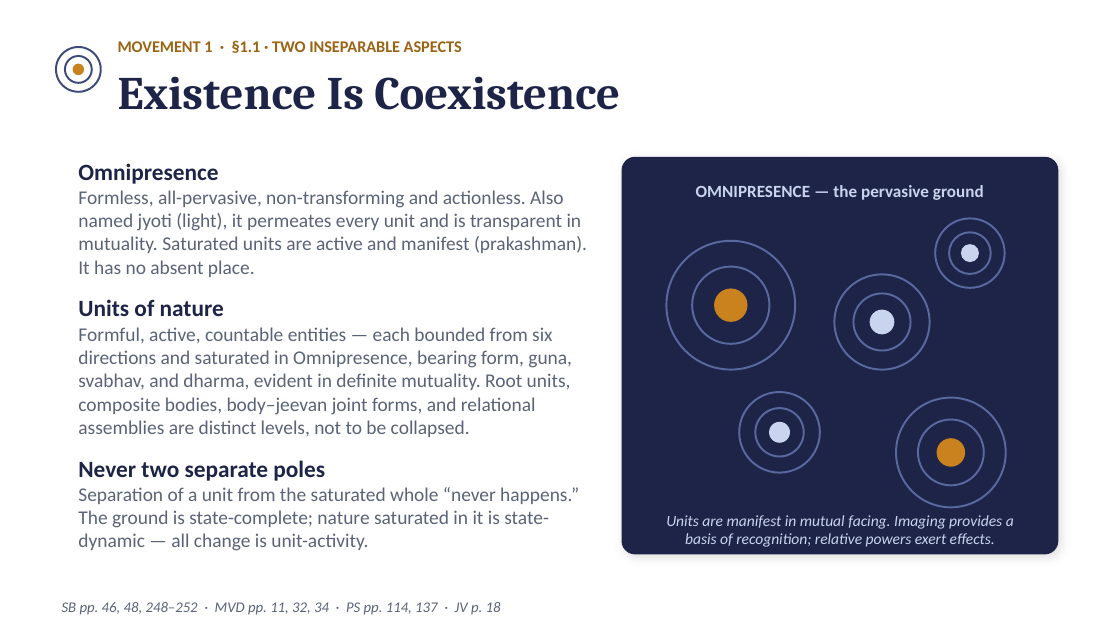
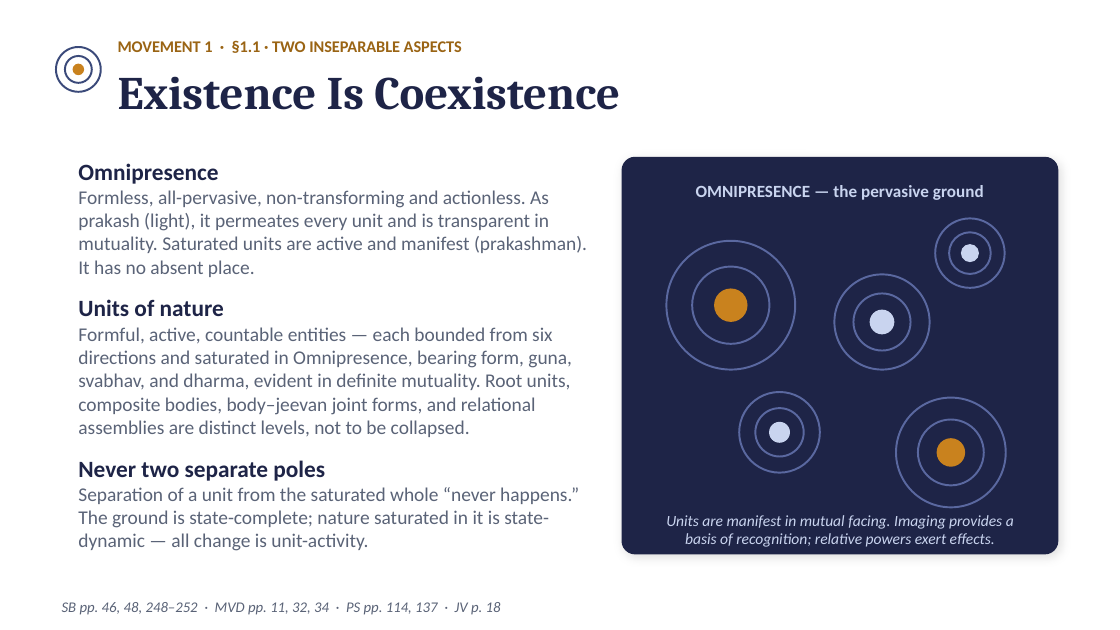
Before and after one commit to raghavamohan/AnalyticMadhyasthDarshan, a slide deck: slide 5 of Studies/The-Ontology-of-Coexistence/The-Ontology-of-Existence-Madhyasth-Darshan.pptx. Drawn at 1120x630 pixels with LibreOffice and Linux fonts; fonts in the diff are those of the drawing. Boxes give left, top, right and bottom in pixels: in the first picture for what was removed or moved away, otherwise in the second. Text is boxed around its words. In the diff, an @@ line names an element or a change of style, - is before the commit and + after.

Commit message:
Use Prakash for satta in ontology study and teaching material

```diff
--- a/Studies/The-Ontology-of-Coexistence/The-Ontology-of-Existence-Madhyasth-Darshan.pptx
+++ b/Studies/The-Ontology-of-Coexistence/The-Ontology-of-Existence-Madhyasth-Darshan.pptx
@@ text at [78, 190, 587, 277]: text changed @@
-Formless, all-pervasive, non-transforming and actionless. Also named jyoti (light), it permeates every unit and is transparent in mutuality. Saturated units are active and manifest (prakashman). It has no absent place.
+Formless, all-pervasive, non-transforming and actionless. As prakash (light), it permeates every unit and is transparent in mutuality. Saturated units are active and manifest (prakashman). It has no absent place.
```
Also in this commit, not shown: 18 other files.
